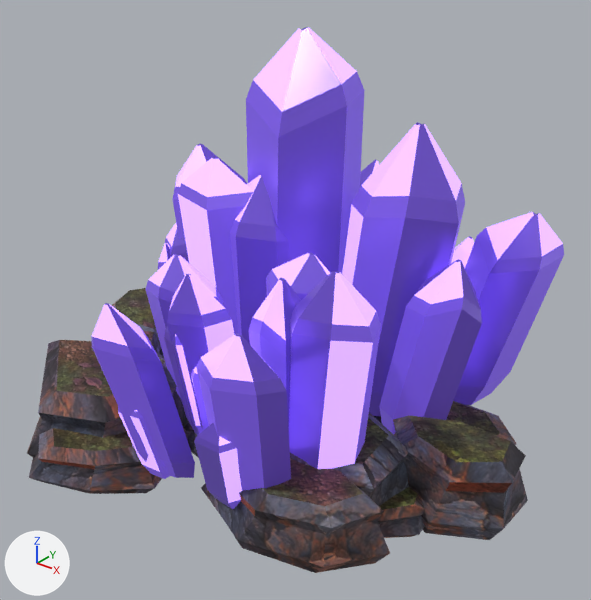
The glTF model FrontierCorp/art/designed/quartz_vein.glb as it was, and as the next commit left it.
Both versions are drawn from a 50 mm lens placed at (1.73, -2.16, 1.77), pointed at (0.09, -0.11, 0.5). Lighting does not change. The marker at lower left points along +X, +Y and +Z. The picture after the commit comes second.

Objects in the first picture: 'quartz_vein'.
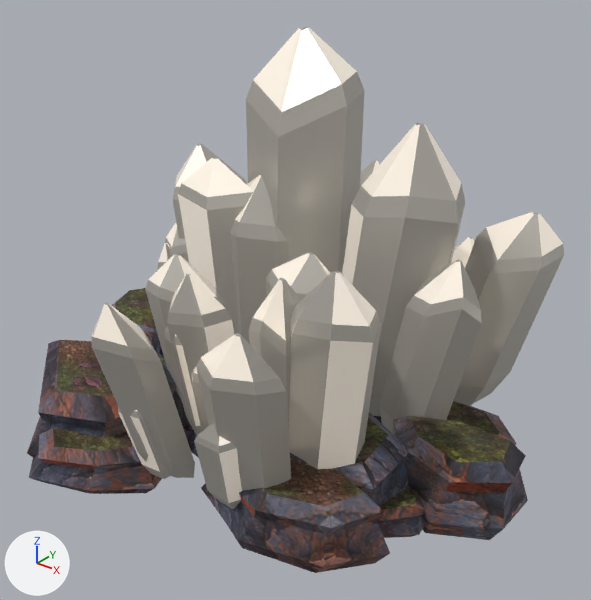
What differs and where, as boxes (x1, y1, x2, y2) in the pictures (591 x 600 px):
'quartz_vein', recoloured
    both: (88, 27, 564, 512)

The change, as a diff of the scene's bpy script:
```diff
--- a/FrontierCorp/art/designed/quartz_vein.glb.py
+++ b/FrontierCorp/art/designed/quartz_vein.glb.py
@@ mat_quartz_vein_matrix @@
 mat_quartz_vein_matrix = principled_material('quartz_vein matrix')
-mat_quartz_vein_matrix.base_color = (0.136, 0.0723, 0.515)  # purple #674cbe
+mat_quartz_vein_matrix.base_color = (0.389, 0.369, 0.33)  # grey #a8a49b
 mat_quartz_vein_matrix.metallic = 0.38
 mat_quartz_vein_matrix.roughness = 0.28
-mat_quartz_vein_matrix.emission_color = (0.0339, 0.0181, 0.129)  # dark purple #342565
+mat_quartz_vein_matrix.emission_color = (0.0467, 0.0442, 0.0396)  # dark grey #3d3b38
 mat_quartz_vein_matrix.emission_strength = 1.0
@@ mat_quartz_vein_crystal_faces @@
 mat_quartz_vein_crystal_faces = principled_material('quartz_vein crystal faces')
-mat_quartz_vein_crystal_faces.base_color = (0.136, 0.0723, 0.515)  # purple #674cbe
+mat_quartz_vein_crystal_faces.base_color = (0.389, 0.369, 0.33)  # grey #a8a49b
 mat_quartz_vein_crystal_faces.metallic = 0.3
 mat_quartz_vein_crystal_faces.roughness = 0.32
-mat_quartz_vein_crystal_faces.emission_color = (0.0922, 0.0491, 0.35)  # purple #563fa0
+mat_quartz_vein_crystal_faces.emission_color = (0.0467, 0.0442, 0.0396)  # dark grey #3d3b38
 mat_quartz_vein_crystal_faces.emission_strength = 1.0
@@ mat_quartz_vein_luminous_core @@
 mat_quartz_vein_luminous_core = principled_material('quartz_vein luminous core')
-mat_quartz_vein_luminous_core.base_color = (0.468, 0.279, 1.0)  # purple #b690ff
+mat_quartz_vein_luminous_core.base_color = (1.0, 0.908, 0.789)  # pale yellow #fff4e6
 mat_quartz_vein_luminous_core.metallic = 0.16
 mat_quartz_vein_luminous_core.roughness = 0.22
-mat_quartz_vein_luminous_core.emission_color = (0.468, 0.279, 1.0)  # purple #b690ff
+mat_quartz_vein_luminous_core.emission_color = (0.12, 0.109, 0.0947)  # dark grey #615d57
 mat_quartz_vein_luminous_core.emission_strength = 1.35
```
